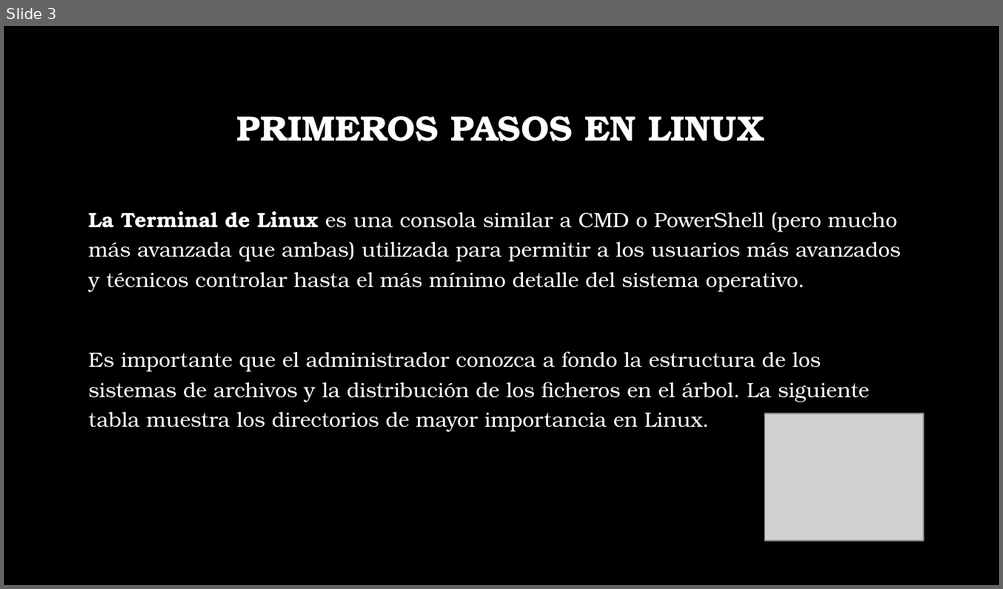
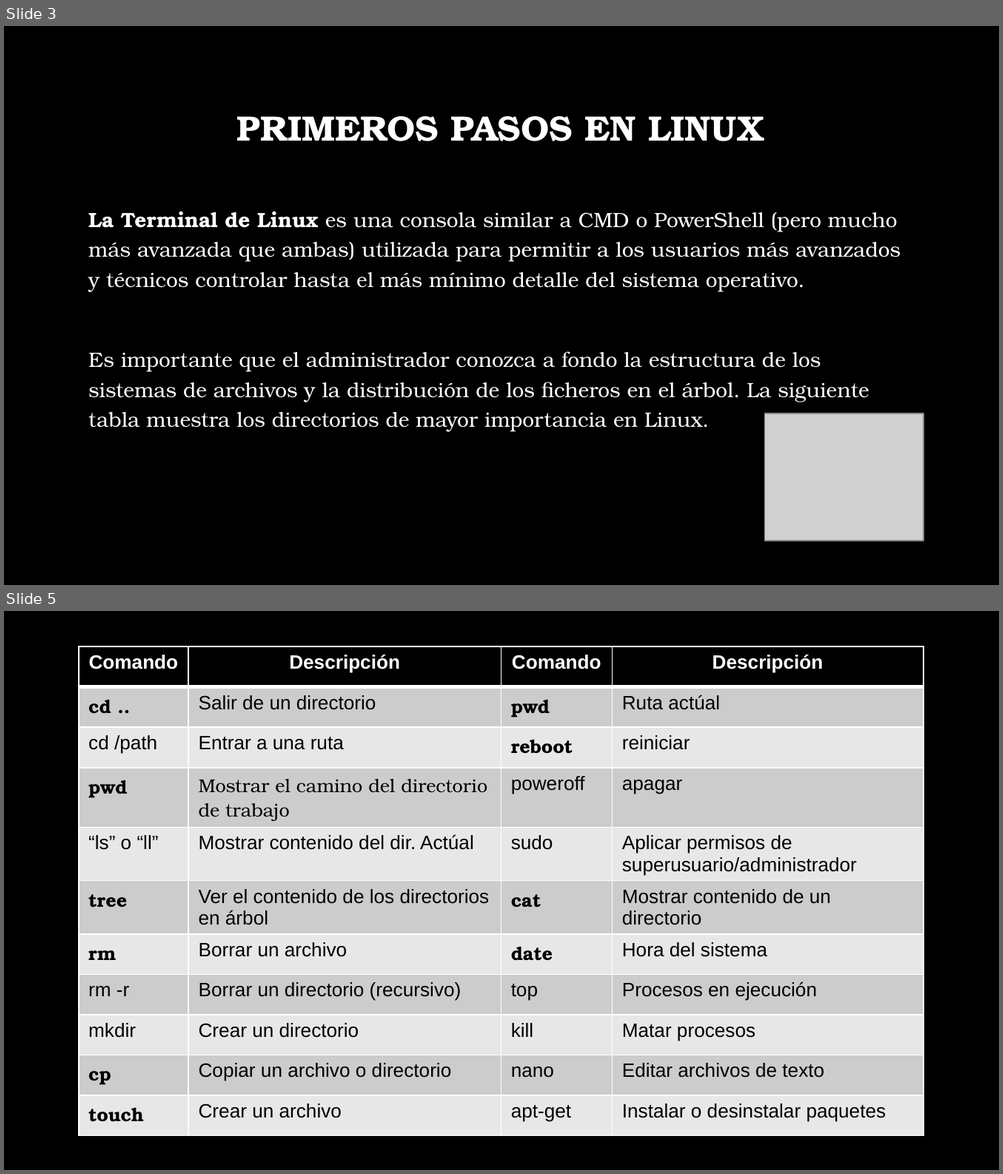
Before and after one commit to JuanDanielSoto/Python-con-Linux, a slide deck: introduccion.pptx. Shown one above the other, each under a label of ours: slide 3 before the commit, slides 3 and 5 after it; the slides between them are not shown. The pictures are 1003x589 and 1003x1174 pixels, drawn with LibreOffice and Linux fonts; fonts in the diff are those of the drawing; grey boxes stand for pictures; background and template pictures are left out. Boxes give left, top, right and bottom in pixels: in the first picture for what was removed or moved away, otherwise in the second. Text is boxed around its words. In the diff, an @@ line names an element or a change of style, - is before the commit and + after.

```diff
--- a/introduccion.pptx
+++ b/introduccion.pptx
@@ slide 5 added at (x1=4, y1=611, x2=999, y2=1170), background picture (left out) @@
@@ table added at (x1=79, y1=647, x2=923, y2=1133), 11 rows, 4 columns @@
+Comando | Descripción | Comando | Descripción
+cd .. | Salir de un directorio | pwd | Ruta actúal
+cd /path | Entrar a una ruta | reboot | reiniciar
+pwd | Mostrar el camino del directorio de trabajo | poweroff | apagar
+“ls” o “ll” | Mostrar contenido del dir. Actúal | sudo | Aplicar permisos de superusuario/administrador
+tree | Ver el contenido de los directorios en árbol | cat | Mostrar contenido de un directorio
+rm | Borrar un archivo | date | Hora del sistema
+rm -r | Borrar un directorio (recursivo) | top | Procesos en ejecución
+mkdir | Crear un directorio | kill | Matar procesos
+cp | Copiar un archivo o directorio | nano | Editar archivos de texto
+touch | Crear un archivo | apt-get | Instalar o desinstalar paquetes
```
Also in this commit, not shown: 1 slide changed, 2 other slides added, 1 slide removed, 1 other file.
